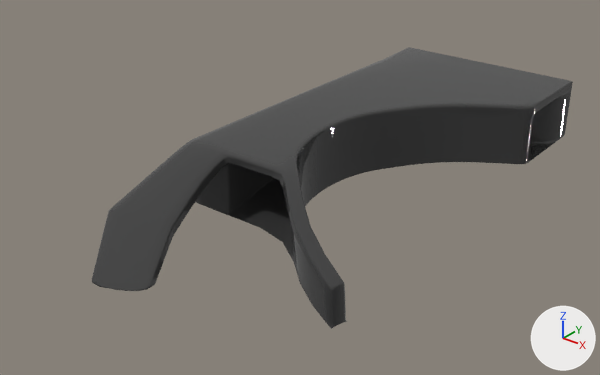
Two versions of the glTF model frontend/flipper/assets/mesh/etage.glb, one commit apart.
Camera for both pictures: a 50 mm camera at (0.698, -1.003, 0.525) aimed at (-0.013, -0.115, -0.026). The axes (+X, +Y, +Z) are drawn at lower right. The lights are the same throughout. The older version comes first. Vertices at exactly the same position are counted once.
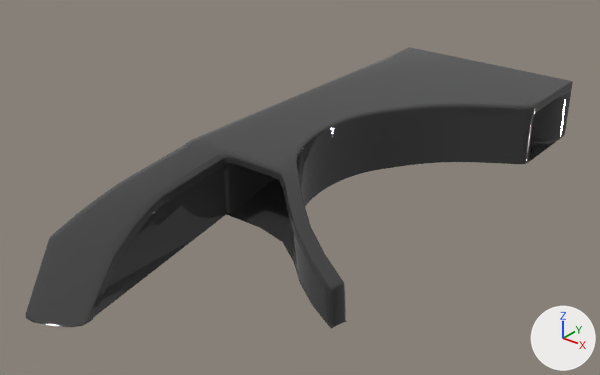
Boxes [x1, y1, x2, y2] around the edits, measured in the pictures (600 x 375 px; the box of a moved part takes in the faces that stretch with it):
'Cube.004', reshaped (14% wider): before [92, 47, 573, 329]; after [25, 47, 573, 329]
part 1 of me_cube_018, moved or reshaped: before [171, 146, 223, 176]; after [120, 146, 223, 205]
part 2 of me_cube_018, moved or reshaped: before [135, 156, 214, 209]; after [78, 169, 220, 237]
part 3 of me_cube_018, moved or reshaped: before [92, 188, 190, 291]; after [25, 168, 227, 327]

Edits to the bpy script that builds the scene:
```text
Change me_cube_018:
    used by ob_cube_004; location = (0.0, 0.0, 0.0)
    remove me_cube_018.from_pydata(...)  # 2618 vertices, 5086 faces; spans x -0.152..0.206, y -0.465..0.411, z -0.077..0.048
    add me_cube_018.from_pydata(...)  # 2618 vertices, 5115 faces; spans x -0.152..0.206, y -0.563..0.411, z -0.077..0.048
    me_cube_018 part 1: all 19 vertices in x -0.152..-0.072, y -0.247..-0.236, z 0.018..0.036 are moved by (0.0, -0.099, -0.007)
    me_cube_018 part 2: all 19 vertices in x -0.152..-0.069, y -0.282..-0.264, z 0.006..0.025 are moved by (0.0, -0.099, -0.003)
    me_cube_018 part 3: all 236 vertices in x -0.152..-0.005, y -0.465..-0.298, z -0.048..0.012 are moved by (0.0, -0.099, 0.0)
```
